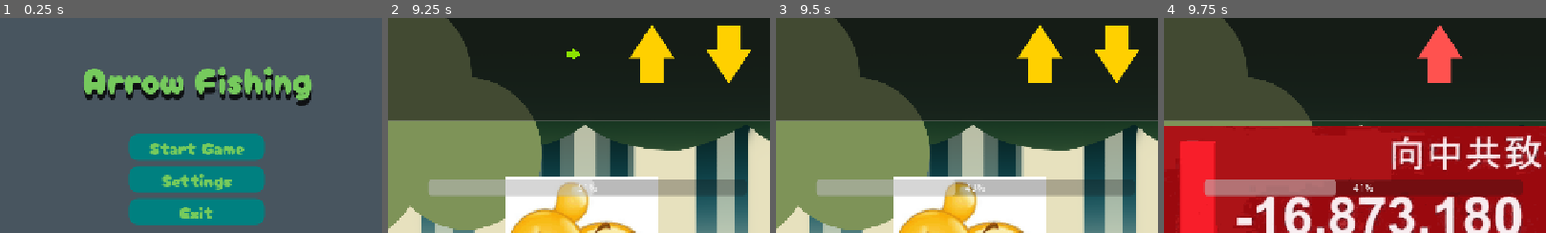
Above: before the commit, frames 1-4 (left to right).
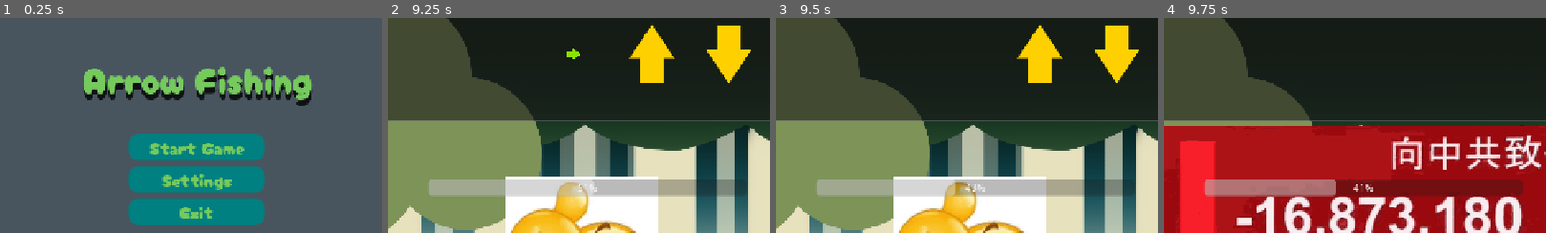
Above: after the commit, the same moments.

Repository: Meoah/Team-Awesome
Game: Godot game, scene res://scenes/game/main_menu.tscn
Two runs of this game, one before a commit and one after it. Both use one fixed random seed, a clock stepped at 60 frames per second and the inputs below.
Inputs (mouse positions are % of the whole screen's width and height, from its top left):
- Up to frame 1 (0.25 s): no input
- Up to frame 2 (9.25 s): click "Start Game" at 0.5 s; tap Enter (ui_accept) at 1.25, 1.52, 2.27, 3.77, 4.25, 4.52, 5.27, 6.77, 7.52, 9.02 s; hold Right (Right) 1.28-2.03 s; hold Down (Down) 2.03-2.78 s; hold Right (Right) 2.78-3.53 s; hold Up (Up) 3.53-4.28 s; hold Left (Left) 4.28-5.78 s; hold Down (Down) 5.78-6.53 s; hold Right (Right) 6.53-7.28 s; hold Up (Up) 7.28-8 s; click (50, 22) at 8.02 s; type "Alex" at 8.1 s; hold Right (Right) from 8.78 s (still down)
- Up to frame 3 (9.5 s): keep holding Right (Right)
- Up to frame 4 (9.75 s): release Right (Right) at 9.53 s; hold Down (Down) from 9.53 s (still down)
The pictures show only the part of the screen within x 24-74%, y 12-62%; the shares and areas given below are measured in that part.

Frames 1-3 are identical in both runs. In frame 4, 1.7% of the frame differs, in the area x 66-79%, y 3-31%.

Commit message:
Successfully added Gold Variant
if fish is gold, arrows become yellow and fails minigame on incorrect input

Diff:
--- a/scenes/ui/arrow_sprite.gd
+++ b/scenes/ui/arrow_sprite.gd
@@ -11,9 +11,9 @@
 
 func shake():
 	var tween = get_tree().create_tween()
-	tween.tween_property(self, "position", Vector2(position.x -10,position.y), 0.1)
-	tween.tween_property(self, "position", Vector2(position.x +20,position.y), 0.1)
-	tween.tween_property(self, "position", Vector2(position.x -10,position.y), 0.1)
+	tween.tween_property(self, "position", Vector2(position.x -10,position.y), 0.05)
+	tween.tween_property(self, "position", Vector2(position.x +20,position.y), 0.05)
+	tween.tween_property(self, "position", Vector2(position.x -10,position.y), 0.05)
 
 
 func incorrect():
@@ -23,4 +23,4 @@
 	tween.tween_property(self, "modulate", Color.WHITE, 0.3)
 
 func erase():
-	visible = false
+	queue_free()
--- a/scripts/ui/arrows.gd
+++ b/scripts/ui/arrows.gd
@@ -22,6 +22,8 @@
 
 var variant : bool
 
+
+#Protoype for making variants. If fish is variant, makes arrows gold and fails on incorrect input
 func make_variant():
 	if randi_range(0,5) > 2:
 		variant = true
@@ -38,8 +40,6 @@
 	input_array = current_fish.current_inputs
 	display_text = correct_inputs.duplicate(true)
 	print(current_fish.name) #Debug
-	print(current_fish.correct_inputs) #Debug
-	print(current_fish.current_inputs) #Debug
 	cleared = false
 	timer.start(current_fish.time)
 	#text_render()
@@ -47,18 +47,17 @@
 	progress_bar.max_value = current_fish.time
 	input_index = 0
 	spawn_arrows()
+
 func end_minigame():
 	current_fish = null
 
 
 #Initialize Script
 func _ready() -> void:
-
 	start_minigame()
 
 
-#Displays the list of inputs
-
+#Displays the list of inputs for debug
 var output = ""
 var display_text : Array[String]
 func text_render():
@@ -88,26 +87,30 @@
 	if input_index <= input_array.size() and cleared == false:
 		if Input.is_action_just_pressed("Up") or Input.is_action_just_pressed("Down") or Input.is_action_just_pressed("Right") or Input.is_action_just_pressed("Left") :
 			if player_inputs == input_array[input_index]:
-				print("cool")
-				input_index = input_index + 1 #Advances in the string index
-				#text_render()
-				$Reaction.set_texture(success)
-				print(input_array)
-				var current_sprite : ArrowSprite = sprite_array.pop_front()
-				if current_sprite:
-					current_sprite.correct()
+				correct_input()
 			else:
-				print("Lame!")
-				$Reaction.set_texture(failure)
-				var incorrect_sprite: ArrowSprite = sprite_array[0]
-				if variant:
-					fail()
-				if incorrect_sprite:
-					incorrect_sprite.incorrect()
-				set_process_input(false)
-				await get_tree().create_timer(0.3).timeout
-				set_process_input(true)
-			clear()
+				incorrect_input()
+			win()
+
+func correct_input():
+		print("cool")
+		input_index = input_index + 1 #Advances in the string index
+		#text_render()
+		$Reaction.set_texture(success)
+		var current_sprite : ArrowSprite = sprite_array.pop_front()
+		if current_sprite:
+			current_sprite.correct()
+
+func incorrect_input():
+	print("Lame!")
+	$Reaction.set_texture(failure)
+	var incorrect_sprite: ArrowSprite = sprite_array[0]
+	incorrect_sprite.incorrect()
+	if variant:
+		fail()
+	set_process_input(false)
+	await get_tree().create_timer(0.3).timeout
+	set_process_input(true)
 
 
 #Countdowns the progress bar
@@ -116,26 +119,26 @@
 	if cleared:
 		timer.set_paused(true)
 	pass
+#Time runout
+func _on_timer_timeout() -> void:
+	fail() # Replace with function body.
 
-
-
-
-
+#Fail Script
 func fail():
-	if sprite_array:
-		var incorrect_sprite: ArrowSprite = sprite_array.pop_front()
-		for item in sprite_array:
-			incorrect_sprite = sprite_array.pop_front()
-			incorrect_sprite.erase()
-	cleared = true
+	for i in sprite_array:
+		i.erase()
+	timer.set_paused(true)
 	input_string.set_text("Times Up!!")
 	$Reaction.set_texture(failure)
+	for item in sprite_array:
+		$ArrowSprite.erase()
+	cleared = true
 	await get_tree().create_timer(3).timeout
 	get_tree().reload_current_scene()
 
-#Process for when index reaches end of array. Prints text and resets the scene after 3 seconds
+#Win Script. Prints fish data and resets the scene after 3 seconds
 var cleared = false
-func clear():
+func win():
 	if input_index == input_array.size() :
 		print("Caught:" + str(caught))
 		caught += 1
@@ -150,16 +153,11 @@
 
 
 
-
-func _on_timer_timeout() -> void:
-	fail() # Replace with function body.
-
-@export var Animated : AnimatedSprite2D
+#Displays Arrow graphics
 func spawn_arrows():
 	sprite_array = []
 	var count : int =0
 	var measurement : int = 0
-	print(arrow_direction)
 	for i in input_array:
 		if variant:
 			$ArrowSprite.modulate = Color.GOLD
Not shown: 1 places in scenes/ui/arrows.tscn that only renumber resources
